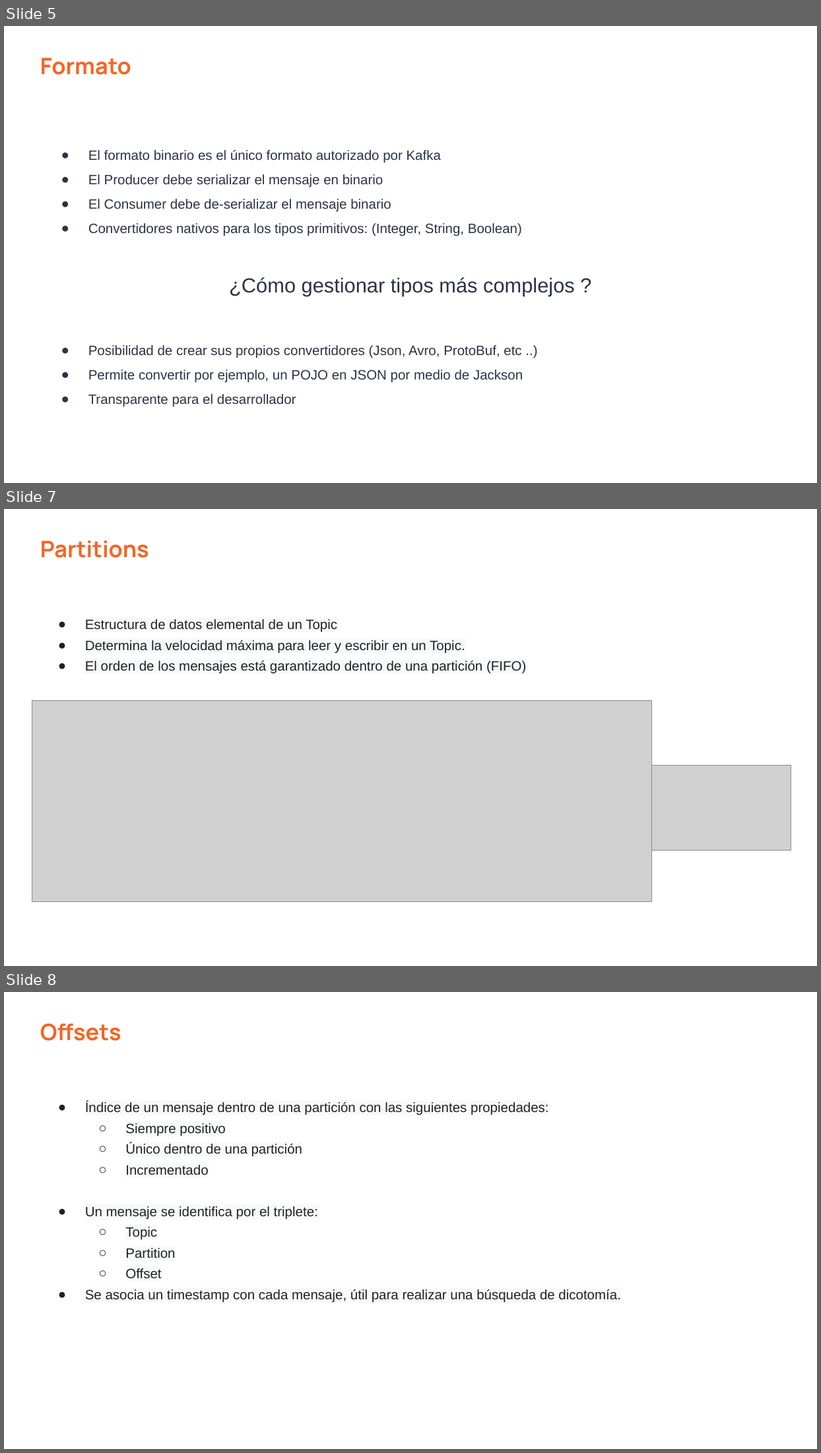
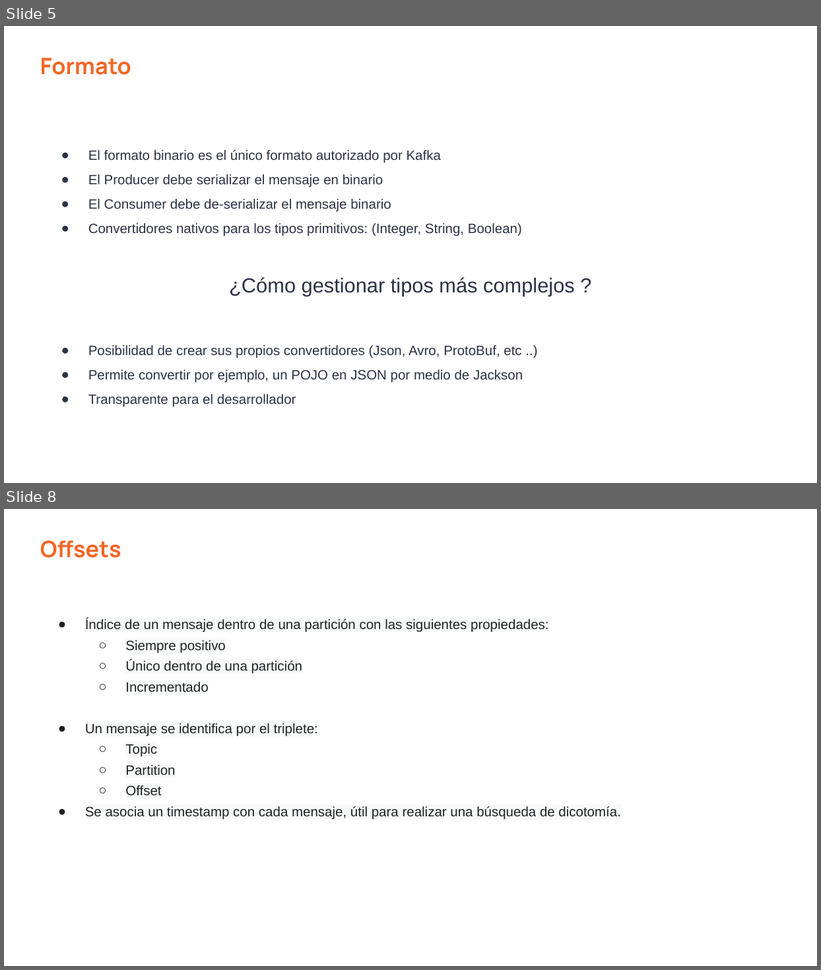
Before and after one commit to vass-engineering/101-kafka, a slide deck: docs/KafkaClients-Producer-Consumer.pptx. Shown one above the other, each under a label of ours: slides 5, 7 and 8 before the commit, slides 5 and 8 after it; the slides between them are not shown. The pictures are 821x1453 and 821x970 pixels, drawn with LibreOffice and Linux fonts; fonts in the diff are those of the drawing; grey boxes stand for pictures. Boxes give left, top, right and bottom in pixels: in the first picture for what was removed or moved away, otherwise in the second. Text is boxed around its words. In the diff, an @@ line names an element or a change of style, - is before the commit and + after.

```diff
--- a/docs/KafkaClients-Producer-Consumer.pptx
+++ b/docs/KafkaClients-Producer-Consumer.pptx
@@ slide 7 removed at [4,509,817,966], background #FFFFFF @@
@@ text removed at [40,541,149,558] @@
-Partitions
@@ text removed at [85,619,526,674] @@
-● Estructura de datos elemental de un Topic
-● Determina la velocidad máxima para leer y escribir en un Topic.
-● El orden de los mensajes está garantizado dentro de una partición (FIFO)
@@ picture removed at [32,701,652,902] @@
@@ picture removed at [642,765,791,850] @@
```
Also in this commit, not shown: 1 slide changed, 1 slide added.
